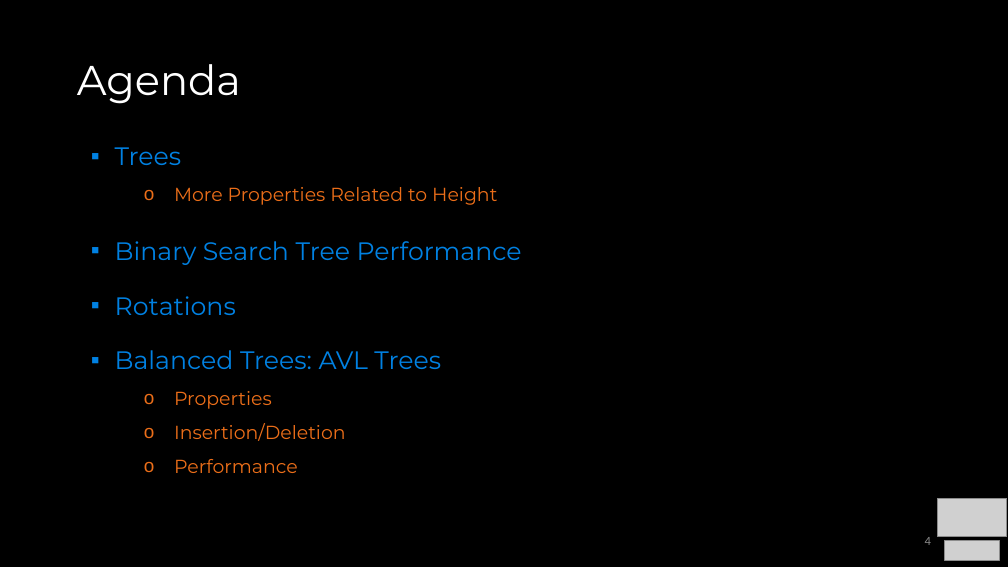
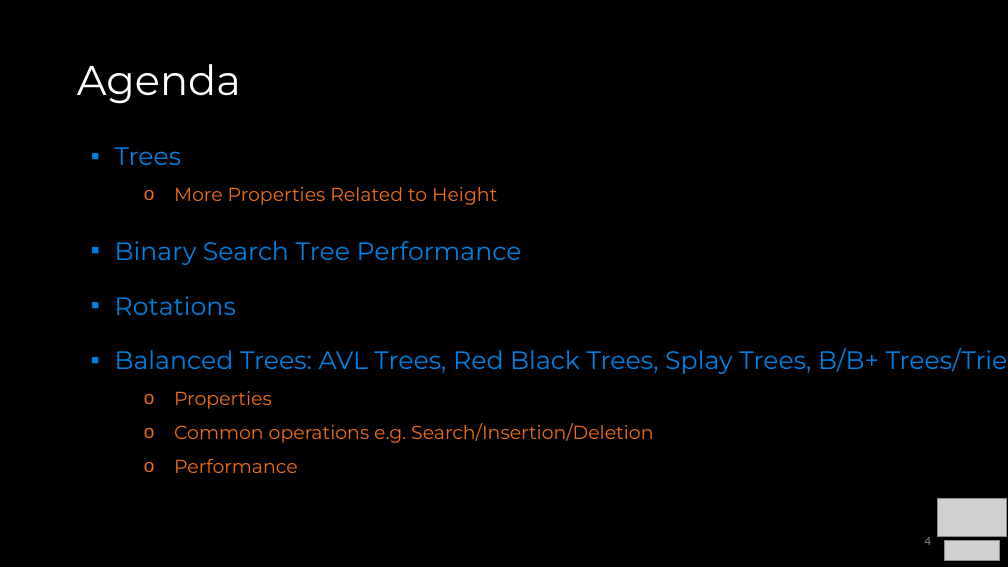
Before and after one commit to COP3530/Instructional-Content, a slide deck: slide 4 of Slides/Slides-PPT/4 - Balanced Trees.pptx. Drawn at 1008x567 pixels with LibreOffice and Linux fonts; fonts in the diff are those of the drawing; grey boxes stand for pictures. Boxes give left, top, right and bottom in pixels: in the first picture for what was removed or moved away, otherwise in the second. Text is boxed around its words. In the diff, an @@ line names an element or a change of style, - is before the commit and + after.

Commit message:
balanced trees updated

```diff
--- a/Slides/Slides-PPT/4 - Balanced Trees.pptx
+++ b/Slides/Slides-PPT/4 - Balanced Trees.pptx
@@ text at (115,347,1008,374): text changed @@
-▪ Balanced Trees: AVL Trees
+▪ Balanced Trees: AVL Trees, Red Black Trees, Splay Trees, B/B+ Trees/Tries
@@ text at (174,423,653,443): text changed @@
-    o Insertion/Deletion
+    o Common operations e.g. Search/Insertion/Deletion
```
Also in this commit, not shown: 18 other slides changed, 1 slide removed, 1 other file.
